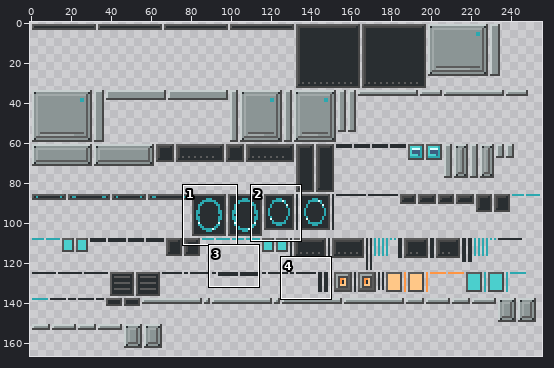
Two versions of one pixel-art file, src/main/art/ftb_fabricator/ftb_fabricator.aseprite. Above, an overview of the earlier version with the close-up marked.
Close-up. Earlier state:
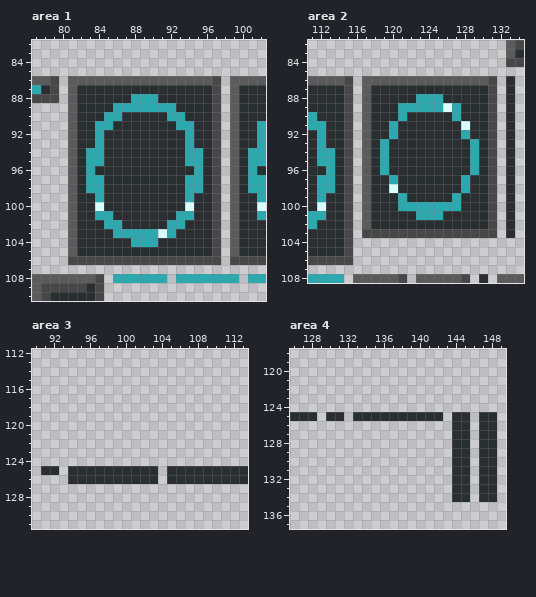
256x256 pixels, 1 frame. Shown: area 1: x 77..102, y 82..110; area 2: x 111..134, y 82..108; area 3: x 90..113, y 112..131; area 4: x 126..149, y 118..137. The wide view leaves out empty margins. The commit also changed other parts of the picture, which this record leaves out.
Once edited:
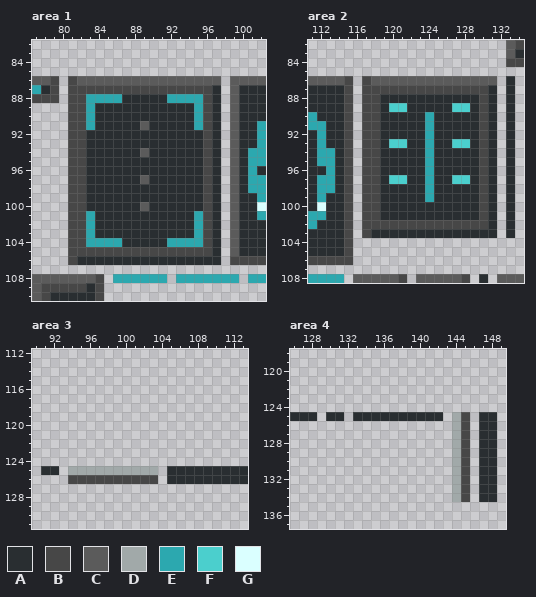
Palette (. is transparent): A #292e31  B #474747  C #5b5b5b  D #a1a9a9  E #2ca8af  F #4bcfcd  G #daffff
The edit:
layer "refined panels and controls" added
Changed rows in their new state; - is an unchanged pixel.
Area 1, layer "refined panels and controls":
first column x 81:
 86 B---------------C
 87 BBBBBBBBBBBBBBBBA
 88 BBEEEE-AAA-EEEEBA
 89 BBE--AAAAAAA--EBA
 90 BBE-AA-----AA-EBA
 91 BBEAA---C---AAEBA
 92 BB-A---------A-BA
 93 BB-A---------A-BA
 94 BBAA----C----AABA
 95 BBAA---------AABA
 96 BBA-----------ABA
 97 BBAA----C----AABA
 98 BBAA---------AABA
 99 BB-A---------A-BA
100 BB-A----C----A-BA
101 BBEAA-------AAEBA
102 BBE-AA-----AA-EBA
103 BBE--AAAAAAA--EBA
104 BBEEEE-AAA-EEEEBA
105 BBBBBBBBBBBBBBBBA
106 -AAAAAAAAAAAAAAAA
Area 2, layer "refined panels and controls":
first column x 117:
 86 B-------------C
 87 BBBBBBBBBBBBBBA
 88 BB----AAA----BA
 89 BB-FFAAAAAFF-BA
 90 BB--A--E--A--BA
 91 BB-A---E---A-BA
 92 BB-A---E---A-BA
 93 BBAFF--E--FFABA
 94 BBA----E----ABA
 95 BBA----E----ABA
 96 BBA----E----ABA
 97 BB-FF--E--FF-BA
 98 BB-A---E---A-BA
 99 BB--A--E--A--BA
100 BB--AAAAAAA--BA
101 BB----AAA----BA
102 BBBBBBBBBBBBBBA
103 -AAAAAAAAAAAAAA
Area 3, layer "refined panels and controls":
first column x 94:
125 DDDDDDDDDD
126 BBBBBBBBBB
Area 4, layer "refined panels and controls":
first column x 144:
125 DB
126 DB
127 DB
128 DB
129 DB
130 DB
131 DB
132 DB
133 DB
134 DB
